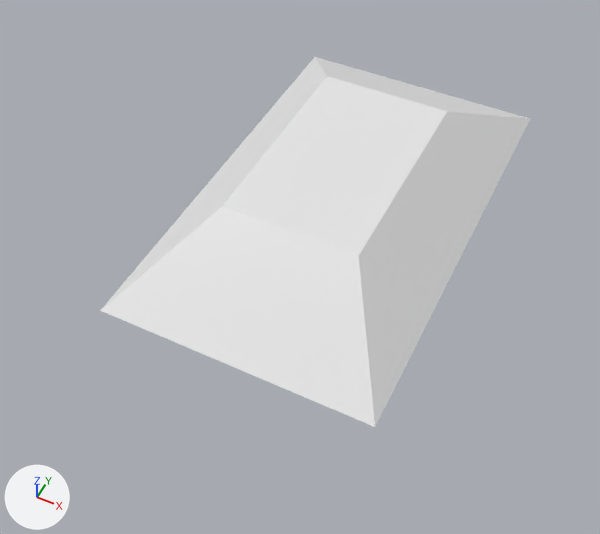
Before and after pictures for a commit that changed the Blender file Case Studies/Pyramid/Layer 2/Layer 2 Chunked.blend.
Rendered twice from a 50 mm camera at (3.75, -8.89, 9.26) aimed at (-0.11, -1.17, -0.39). The lights are fixed; the arrows at lower left show +X, +Y and +Z.

Objects in the first picture: '0', '1', '2', '3', '4', '5'.
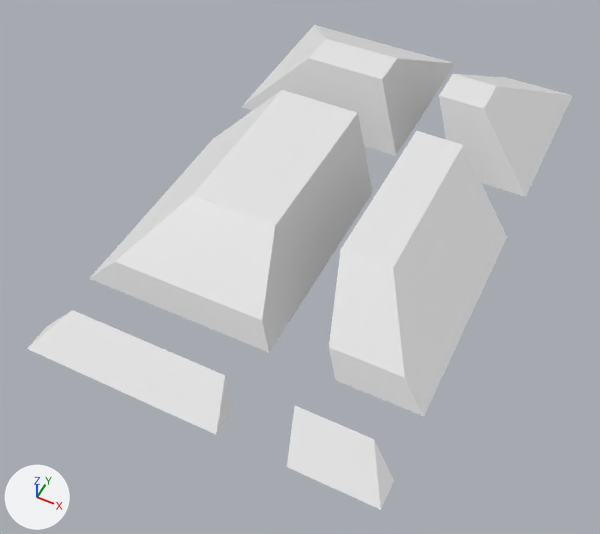
Edits to the bpy script that builds the scene:
```text
Change ob_5:
    ob_5.location: (0.0, 0.0, 0.0) -> (0.5, -1.0, 0.0)
Change ob_4:
    ob_4.location: (0.0, 0.0, 0.0) -> (-0.5, -1.0, 0.0)
Change ob_3:
    ob_3.location: (0.0, 0.0, 0.0) -> (0.5, 0.0, 0.0)
Change ob_2:
    ob_2.location: (0.0, 0.0, 0.0) -> (-0.5, 0.0, 0.0)
Change ob_1:
    ob_1.location: (0.0, 0.0, 0.0) -> (0.5, 1.0, 0.0)
Change ob_0:
    ob_0.location: (0.0, 0.0, 0.0) -> (-0.5, 1.0, 0.0)
```

Boxes [x1, y1, x2, y2] around the edits, measured in the pictures (600 x 534 px):
'2', moved
    before: [119, 98, 387, 333]
    after: [89, 90, 373, 353]
'3', moved
    before: [295, 122, 476, 401]
    after: [329, 131, 507, 417]
'4', moved
    before: [100, 273, 295, 390]
    after: [27, 310, 233, 435]
'1', moved
    before: [387, 98, 530, 226]
    after: [439, 74, 572, 197]
'0', moved
    before: [240, 57, 460, 146]
    after: [242, 25, 456, 156]
'5', moved
    before: [288, 334, 388, 427]
    after: [287, 406, 394, 510]
